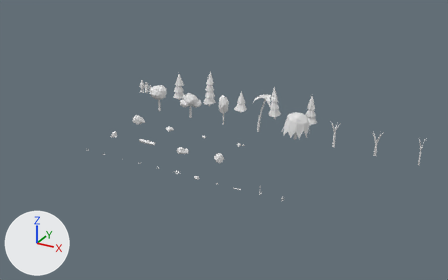
A saved change to the glTF model apps/chasm/assets/meshes/chasm_props.glb.
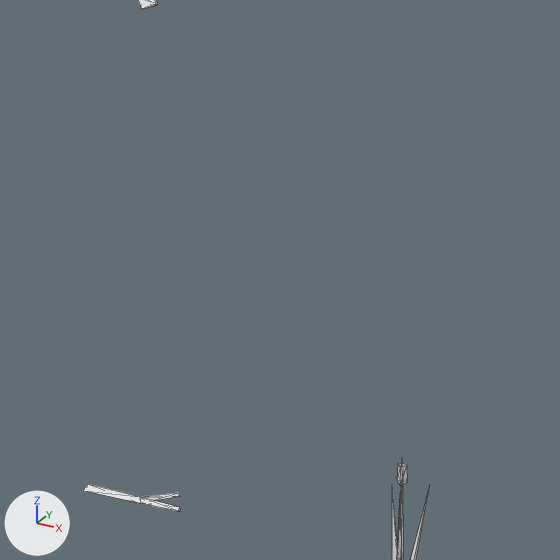
The first picture shows the older version from a 50 mm lens placed at (46.1, -70.6, 30.5), pointed at (15.1, -14.2, 2.3). The close-ups show the older and then the newer version on the part from 50% to 61% of the width and 52% to 69% of the height of that picture. Only the edits that show in the close-ups are written down. Arrows for +X, +Y and +Z are at lower left; the lights stay in place. The close-ups show mesh edges as thin lines.

Objects in the first close-up: 'reeds_a', 'twig_a' and 1 more.
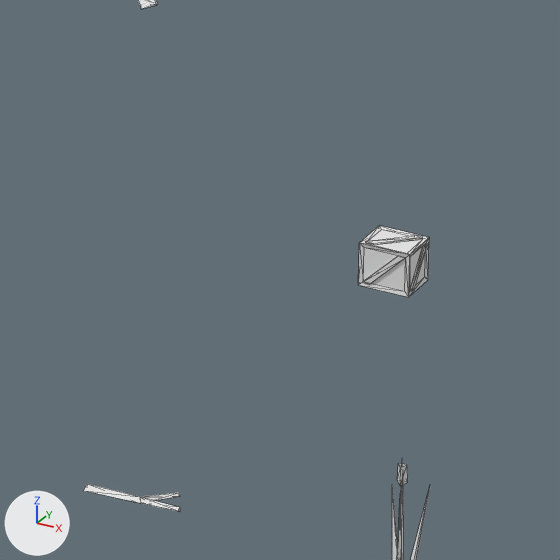
Edits to the bpy script that builds the scene:
```text
Add me_crate_a:
    me_crate_a.from_pydata(...)  # 68 vertices, 100 faces; spans x -0.268..0.268, y -0.218..0.218, z -0.04..0.409
    me_crate_a.materials.append(mat_palette)  # white #e7e7e7
Add ob_crate_a:
    ob_crate_a = bpy.data.objects.new('crate_a', me_crate_a)
    ob_crate_a.location = (20.0, -15.0, 0.0)
```

Changed parts and their boxes [x1, y1, x2, y2] in the close-ups (560 x 560 px):
'crate_a', added: after [358, 226, 429, 297]
